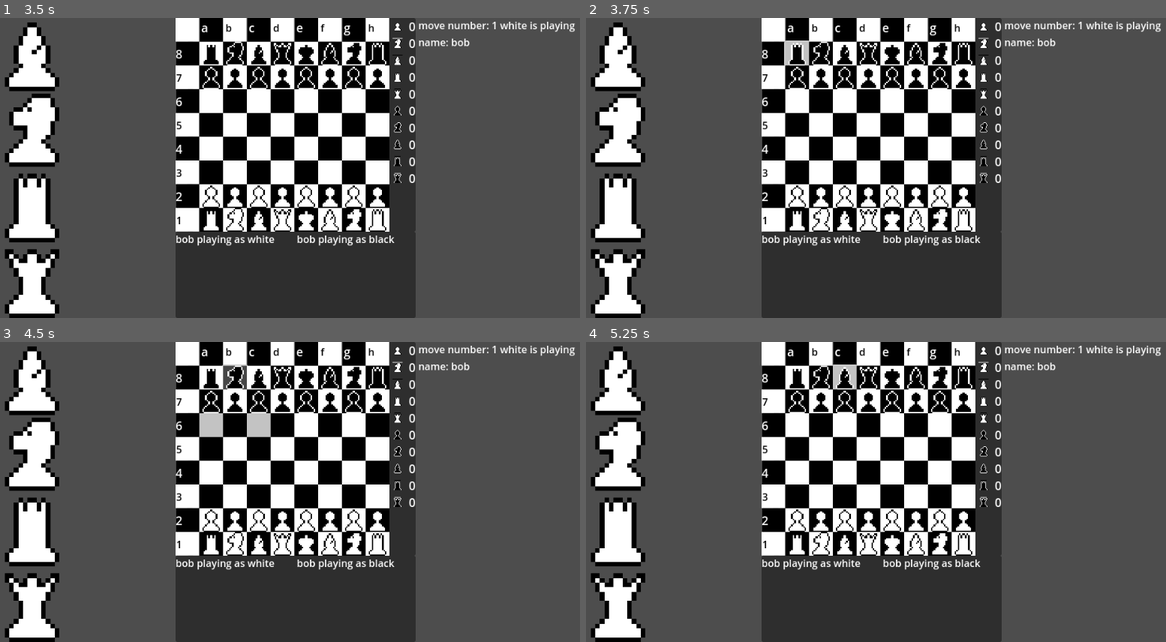
Above: before the commit, frames 1-4 (two rows, left to right).
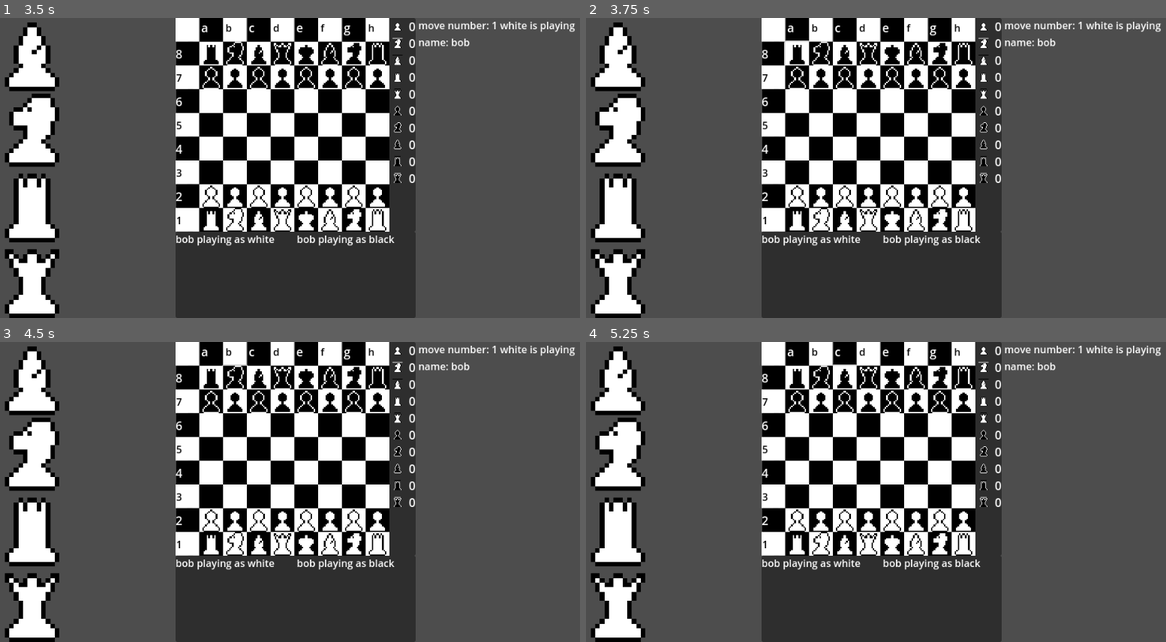
Above: after the commit, the same moments.

Repository: Hanekawa-chan/chess
Game: Godot game, scene res://scenes/game.tscn
Two runs of this game, one before a commit and one after it. Both use one fixed random seed, a clock stepped at 60 frames per second and the inputs below. This scene is started directly instead of the project's main scene.
Inputs (mouse positions are in pixels of both pictures, inside the frame that each line leads up to):
- Up to frame 1 (3.5 s): click (87, 54) at 0.5 s; click (87, 129) at 1.25 s; click (87, 207) at 2 s; click (87, 282) at 2.75 s
- Up to frame 2 (3.75 s): click (794, 54) at 3.5 s
- Up to frame 3 (4.5 s): click (237, 378) at 4.25 s
- Up to frame 4 (5.25 s): click (847, 378) at 5 s

Frame 1 is identical in both runs. In frame 2, 0.1% of the frame differs, in the area x 34-39%, y 8-16%; in frame 3, 0.8%, in the area x 34-47%, y 8-32%; in frame 4, 0.2%.

Commit message:
fixed setting random sides finally

Diff:
--- a/scripts/lobby.gd
+++ b/scripts/lobby.gd
@@ -45,6 +45,7 @@
 func _switch_start_game_button(count: int):
 	print("count changed ", count)
 	if count == 2:
+		MultiplayerManager.set_random_sides()
 		start_game_button.disabled = false
 	else:
 		start_game_button.disabled = true
--- a/scripts/multiplayer_manager.gd
+++ b/scripts/multiplayer_manager.gd
@@ -19,19 +19,21 @@
 
 func set_random_sides():
 	var rng = RandomNumberGenerator.new()
-	print("set sides ", player_name, " host ", host_side, " client ", client_side, " player ", player_side, " is server ", multiplayer.is_server())
+	print("set random sides ", player_name, " host ", host_side, " client ", client_side, " player ", player_side, " is server ", multiplayer.is_server())
 	if rng.randf() >= 0.5:
 		set_sides.rpc(Game.Side.Black, Game.Side.White)
-		if !multiplayer.is_server():
-			player_side = client_side
-		else:
-			player_side = host_side
-	print("set sides ", player_name, " host ", host_side, " client ", client_side, " player ", player_side, " is server ", multiplayer.is_server())
+	if !multiplayer.is_server():
+		player_side = client_side
+	else:
+		player_side = host_side
+	print("set random sides ", player_name, " host ", host_side, " client ", client_side, " player ", player_side, " is server ", multiplayer.is_server())
 
 @rpc("authority", "call_local")
 func set_sides(_host_side, _client_side):
+	print("set sides ", player_name, " host ", host_side, " client ", client_side, " player ", player_side, " is server ", multiplayer.is_server())
 	host_side = _host_side
 	client_side = _client_side
+	print("set sides ", player_name, " host ", host_side, " client ", client_side, " player ", player_side, " is server ", multiplayer.is_server())
 
 func become_host():
 	print("hosting on port:", server_port)
--- a/scripts/player_info.gd
+++ b/scripts/player_info.gd
@@ -5,7 +5,6 @@
 
 # Called when the node enters the scene tree for the first time.
 func _ready():
-	MultiplayerManager.set_random_sides()
 	if MultiplayerManager.host_side == Game.Side.White:
 		first_player_name.text = MultiplayerManager.host_name + " playing as white"
 		second_player_name.text = MultiplayerManager.client_name + " playing as black"
--- a/scripts/tile.gd
+++ b/scripts/tile.gd
@@ -97,7 +97,7 @@
 	print("player side ", MultiplayerManager.player_side)
 	print("current side ", game.current_side)
 	if game.current_side == MultiplayerManager.player_side:
-		if piece != null:
+		if piece != null && ((game.active_piece == null && MultiplayerManager.player_side == piece.color) || (game.active_piece != null && MultiplayerManager.player_side != piece.color)):
 			#print("clicked me! Pos:", place, " Fig:", Game.Pieces.keys()[piece.figure], " Color:", Game.Side.keys()[piece.color], " Available moves:", movable_places)
 			if game.active_piece != null:
 				if game.active_piece.color == piece.color:
